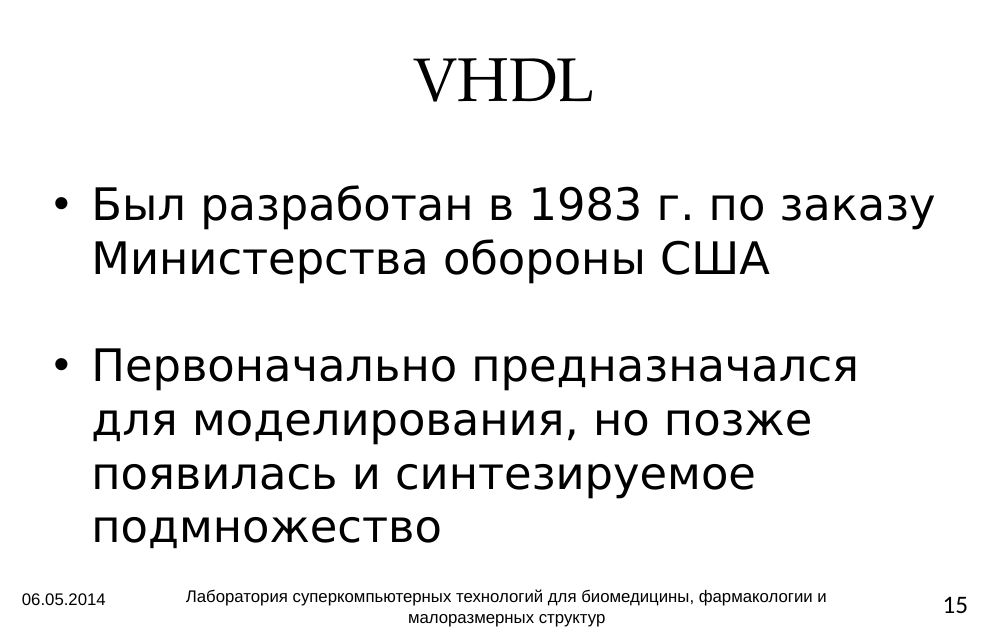
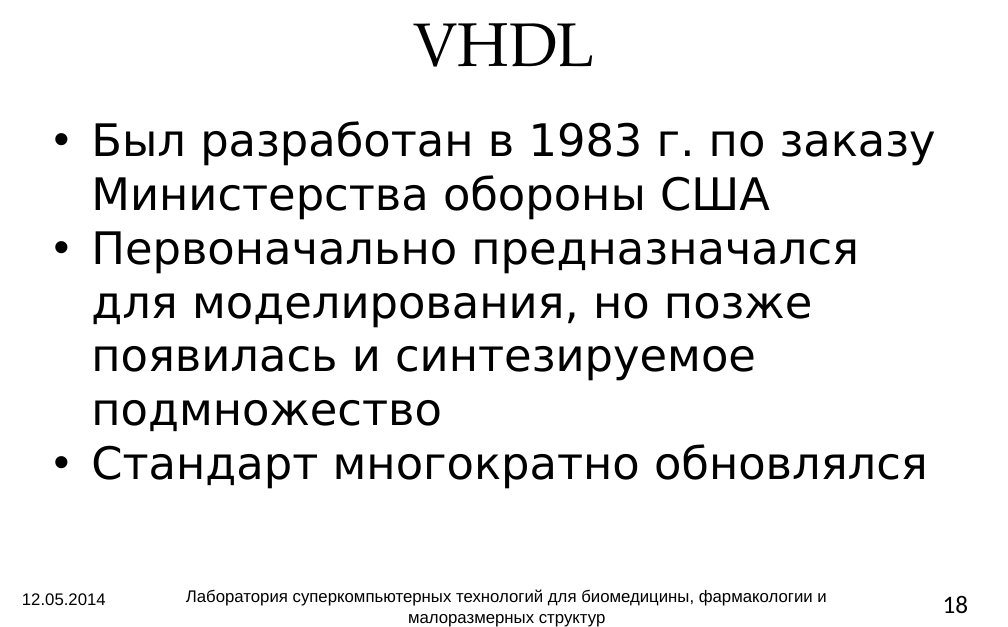
Before and after one commit to atakua/simlectures-archive, a slide deck: slide 18 of lecture12-languages/lecture12-languages.pptx (slide 15 before the commit). Drawn at 1008x627 pixels with LibreOffice and Linux fonts; fonts in the diff are those of the drawing; background and template pictures are left out. Boxes give left, top, right and bottom in pixels: in the first picture for what was removed or moved away, otherwise in the second. Text is boxed around its words. In the diff, an @@ line names an element or a change of style, - is before the commit and + after.

```diff
--- a/lecture12-languages/lecture12-languages.pptx
+++ b/lecture12-languages/lecture12-languages.pptx
@@ title "VHDL": place and size @@
-title "VHDL" at [413, 58, 594, 102]
+title "VHDL" at [413, 23, 594, 67]
@@ rectangle "Был разработан в 1983 г. ...": place and size @@
-rectangle "Был разработан в 1983 г. ..." at [43, 170, 964, 560]
+rectangle "Был разработан в 1983 г. ..." at [43, 107, 964, 497]
@@ text in rectangle at [91, 444, 928, 489]: paragraph added @@
+• Стандарт многократно обновлялся
@@ text at [22, 593, 106, 605]: text changed @@
-06.05.2014
+12.05.2014
@@ page number at [943, 595, 969, 614]: text changed @@
-15
+18
```
Also in this commit, not shown: 17 other slides changed, 3 slides added, 1 other file.
